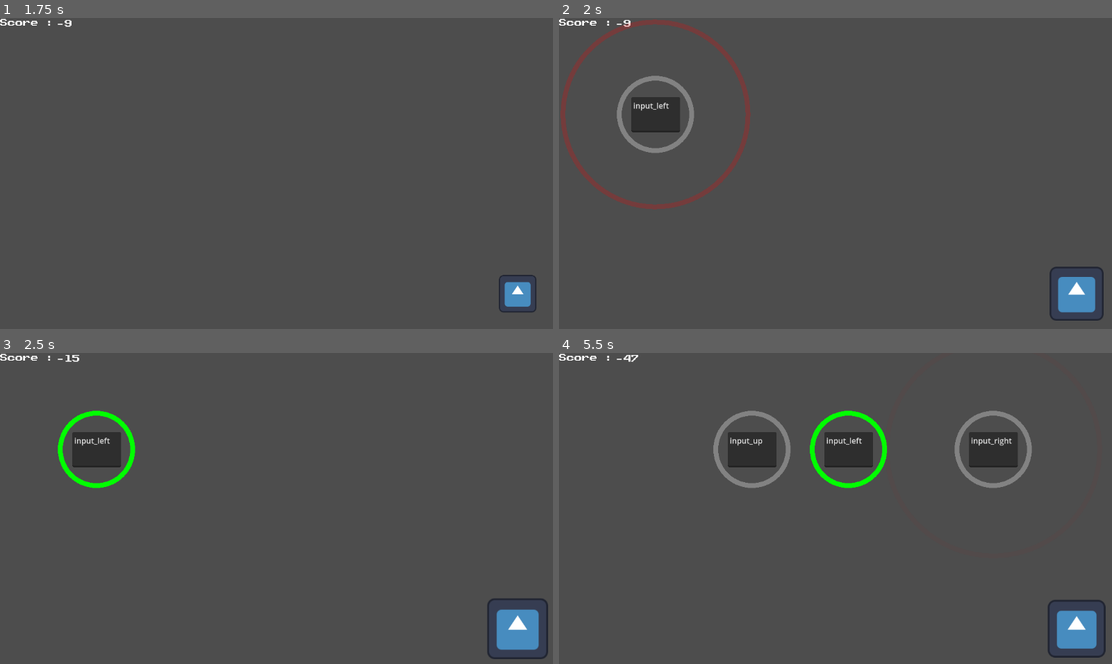
Above: before the commit, frames 1-4 (two rows, left to right).
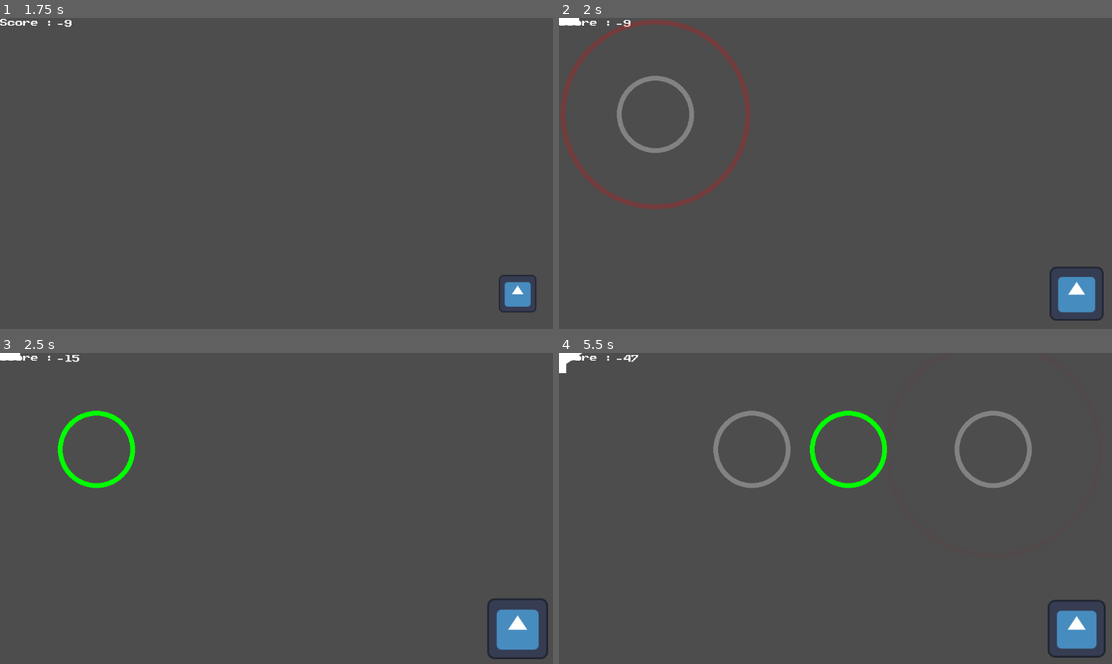
Above: after the commit, the same moments.

Repository: Mastoast/AntiCapitalism
Game: Godot game, scene res://scenes/test_scene.tscn
Same seed, same stepped clock (60 frames per second), same inputs: the game is played once before the commit and once after it. The engine's default icon, where the game draws it, is replaced by a stand-in: a white triangle on a blue panel in a dark square. Sound files missing from this copy of the repository are replaced by a short silence.
Inputs:
- Up to frame 1 (1.75 s): tap Enter (ui_accept) at 0.5, 0.77, 1.52 s; hold D (input_right) 0.53-1.28 s; tap E (input_action) at 0.6 s; hold Down (input_down) from 1.28 s (still down); tap Space (input_begin) at 1.35 s
- Up to frame 2 (2 s): keep holding Down (input_down)
- Up to frame 3 (2.5 s): release Down (input_down) at 2.03 s; hold D (input_right) from 2.03 s (still down); tap E (input_action) at 2.1 s
- Up to frame 4 (5.5 s): release D (input_right) at 2.78 s; hold Up (input_up) 2.78-3.53 s; tap Space (input_begin) at 2.85, 4.35 s; tap Enter (ui_accept) at 3.02, 3.77, 4.52 s; hold Left (input_left) 3.53-5.03 s; tap E (input_action) at 3.6, 5.1 s; hold Down (input_down) from 5.03 s (still down)

Frame 1 is identical in both runs. In frame 2, 1.0% of the frame differs, in the area x 0-22%, y 0-37%; in frame 3, 1.0%; in frame 4, 3.0%, in the area x 0-83%, y 0-37%.

Commit message:
Add arrows on qte

Diff:
--- a/objects/qte.tscn
+++ b/objects/qte.tscn
@@ -1,18 +1,13 @@
 [gd_scene load_steps=3 format=3 uid="uid://vj64c86d5ydp"]
 
 [ext_resource type="Script" path="res://scripts/qte.gd" id="1_aenkx"]
-[ext_resource type="Texture2D" uid="uid://bdtt5ei4ix11l" path="res://sprites/icon.svg" id="2_8akbm"]
+[ext_resource type="Texture2D" uid="uid://dmrqdmicvuhcm" path="res://sprites/direction_arrow.png" id="2_2v87f"]
 
 [node name="qte" type="Node2D" groups=["qte"]]
 script = ExtResource("1_aenkx")
 
-[node name="Icon" type="Sprite2D" parent="."]
+[node name="TextEdit" type="TextEdit" parent="."]
 visible = false
-rotation = -2.42426
-scale = Vector2(0.5, 0.5)
-texture = ExtResource("2_8akbm")
-
-[node name="TextEdit" type="TextEdit" parent="."]
 anchors_preset = 8
 anchor_left = 0.5
 anchor_top = 0.5
@@ -24,3 +19,8 @@
 offset_bottom = 36.5
 grow_horizontal = 2
 grow_vertical = 2
+
+[node name="DirectionArrowSprite" type="Sprite2D" parent="."]
+top_level = true
+scale = Vector2(0.4, 0.4)
+texture = ExtResource("2_2v87f")
--- a/scripts/qte.gd
+++ b/scripts/qte.gd
@@ -9,6 +9,9 @@
 signal qte_succeed
 signal qte_failed
 
+const sprite_dict = {"input_up" : {"rotation": 0}, "input_down" : {"rotation": 180},
+	"input_left" : {"rotation": -90}, "input_right" : {"rotation": 90}}
+
 var counter = 0.0
 var timer := 1.0
 var expected_action := "ui_accept"
@@ -17,6 +20,7 @@
 	self.timer = timer
 	self.expected_action = action
 	$TextEdit.text = action
+	$DirectionArrowSprite.rotation_degrees = sprite_dict[action]["rotation"]
 
 func _ready():
 	pass
--- a/scripts/singletons/StaticMusic.gd
+++ b/scripts/singletons/StaticMusic.gd
@@ -4,7 +4,6 @@
 var playerName = "audio_player"
 
 var music1 = { "stream": load("res://sounds/drums_test.wav"), "bpm": 100.0}
-var music2 = { "stream": load("res://sounds/ChildrenOfTheRuins.wav"), "bpm": 78.0}
 
 signal new_beat
 
Not shown, removed: sounds/ChildrenOfTheRuins.wav.import
Binary file added: sprites/direction_arrow.png
Not shown, added: sprites/direction_arrow.png.import
Not shown, changed: sounds/ChildrenOfTheRuins.wav
